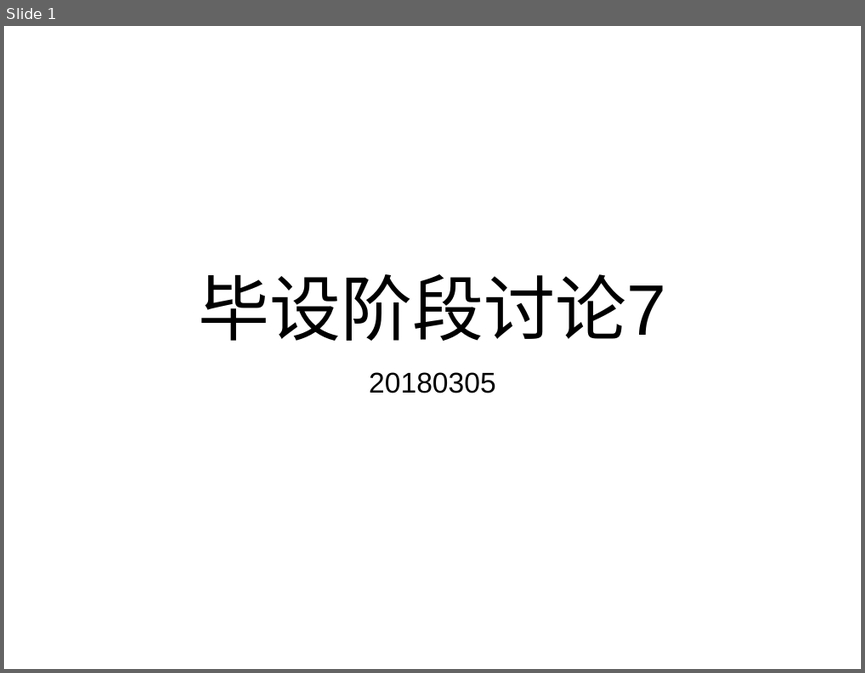
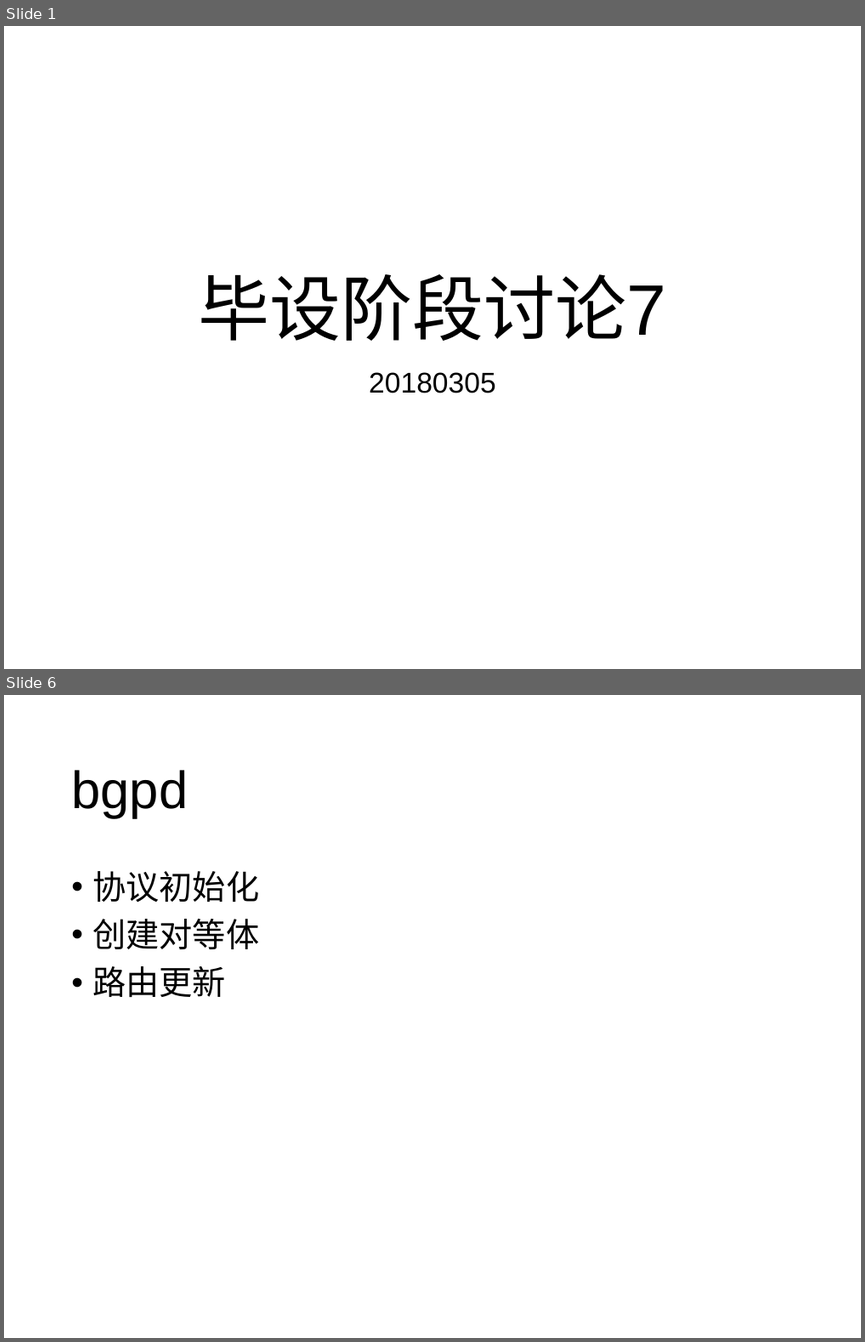
Before and after one commit to wangqing93/ibgp_exp, a slide deck: doc/毕设阶段讨论7.pptx. Shown one above the other, each under a label of ours: slide 1 before the commit, slides 1 and 6 after it; the slides between them are not shown. The pictures are 865x673 and 865x1342 pixels, drawn with LibreOffice and Linux fonts; fonts in the diff are those of the drawing. Boxes give left, top, right and bottom in pixels: in the first picture for what was removed or moved away, otherwise in the second. Text is boxed around its words. In the diff, an @@ line names an element or a change of style, - is before the commit and + after.

```diff
--- a/doc/毕设阶段讨论7.pptx
+++ b/doc/毕设阶段讨论7.pptx
@@ slide 6 added at box(4, 695, 861, 1338), background #FFFFFF @@
@@ title added at box(71, 770, 188, 818), 44 pt, text #000000 @@
+bgpd
@@ text added at box(93, 871, 260, 997), 28 pt, text #000000 @@
+• 协议初始化
+• 创建对等体
+• 路由更新
```
Also in this commit, not shown: 9 other slides added.
